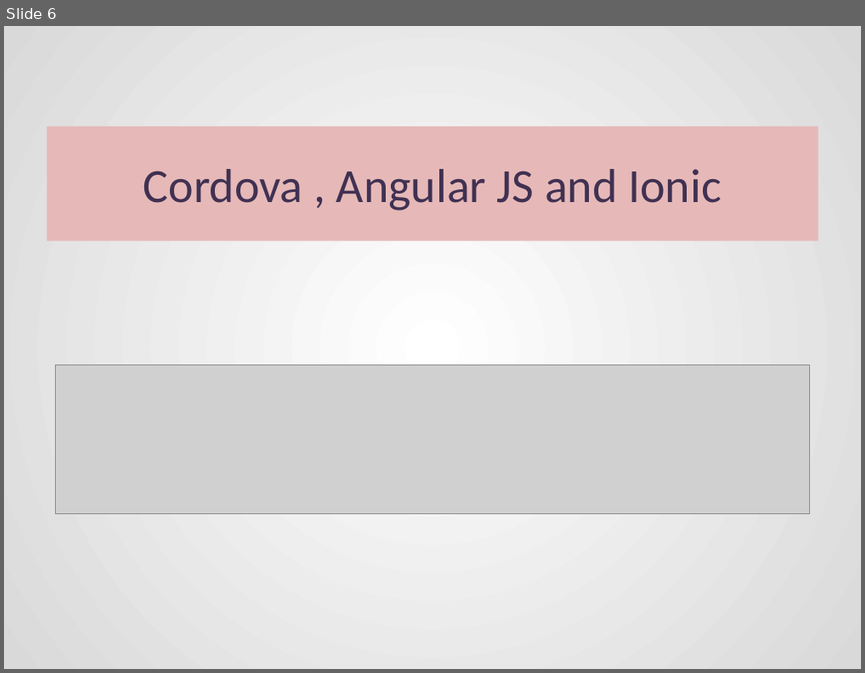
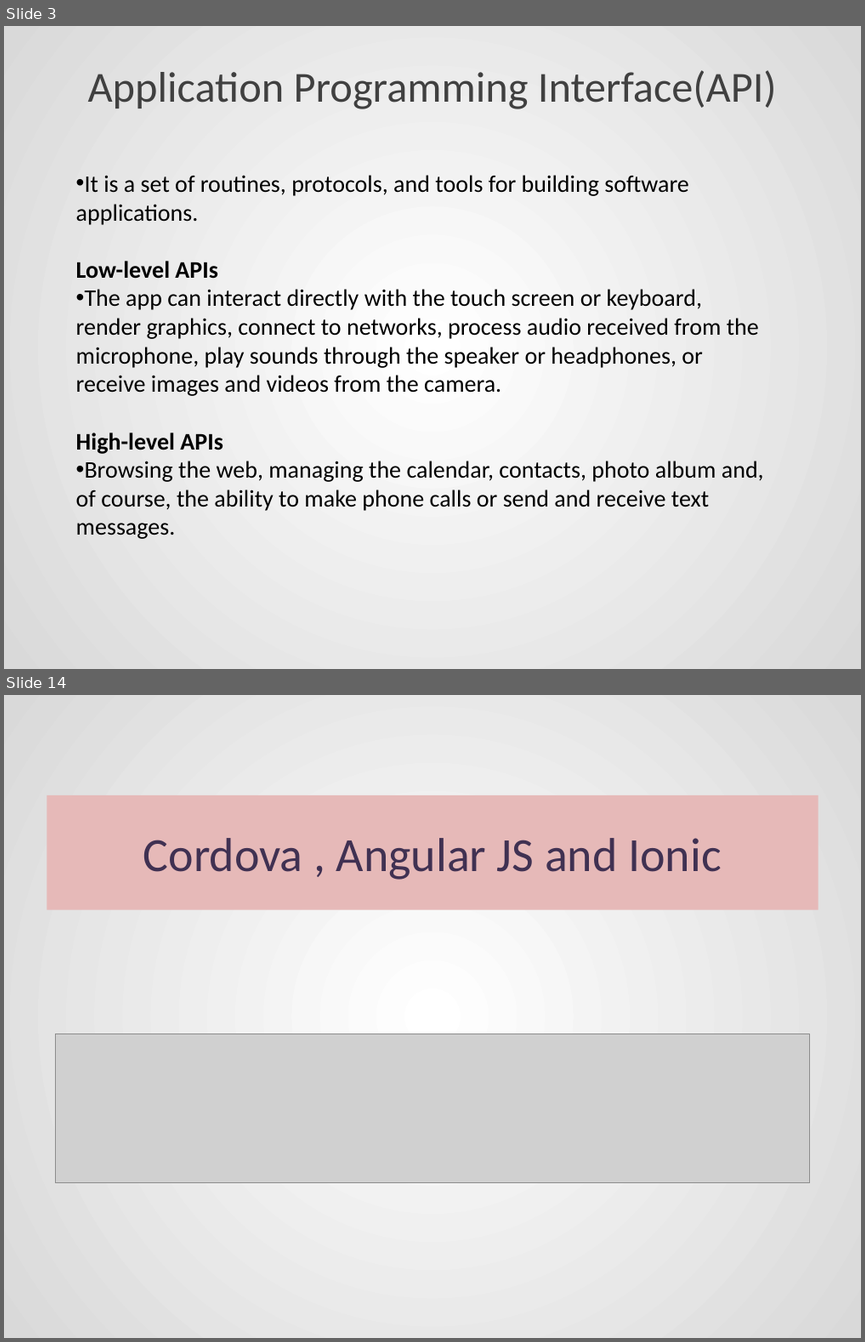
Before and after one commit to sanketrd09/collegepptwork, a slide deck: HybridApp-powerpoint.pptx. Shown one above the other, each under a label of ours: slide 6 before the commit, slides 3 and 14 after it; the slides between them are not shown. The pictures are 865x673 and 865x1342 pixels, drawn with LibreOffice and Linux fonts; fonts in the diff are those of the drawing; grey boxes stand for pictures. Boxes give left, top, right and bottom in pixels: in the first picture for what was removed or moved away, otherwise in the second. Text is boxed around its words. In the diff, an @@ line names an element or a change of style, - is before the commit and + after.

```diff
--- a/HybridApp-powerpoint.pptx
+++ b/HybridApp-powerpoint.pptx
@@ slide 3 added at <box>4,26,861,669</box>, background gradient #FFFFFF to #D9D9D9 @@
@@ title added at <box>88,70,777,109</box>, 36 pt, text #404040 @@
+Application Programming Interface(API)
@@ text added at <box>76,175,764,539</box>, 20 pt, text #000000 @@
+• It is a set of routines, protocols, and tools for building software applications.
+Low-level APIs
+• The app can interact directly with the touch screen or keyboard, render graphics, connect to networks, process audio received from the
+microphone, play sounds through the speaker or headphones, or
+receive images and videos from the camera.
+High-level APIs
+• Browsing the web, managing the calendar, contacts, photo album and, of course, the ability to make phone calls or send and receive text
+messages.
@@ what was slide 6 is now slide 14 @@
```
Also in this commit, not shown: 3 slides changed, 7 other slides added, 2 other files.
